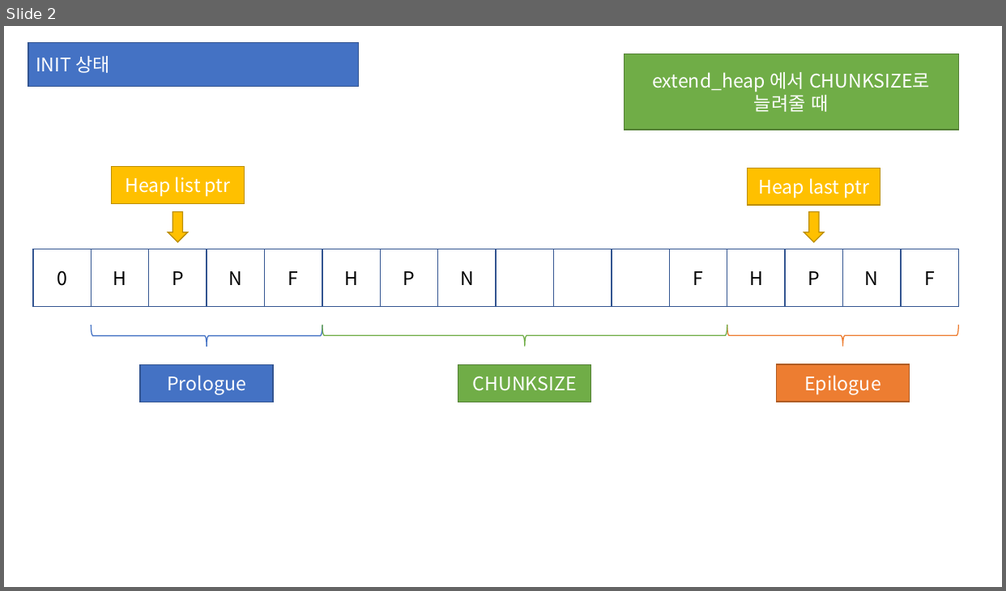
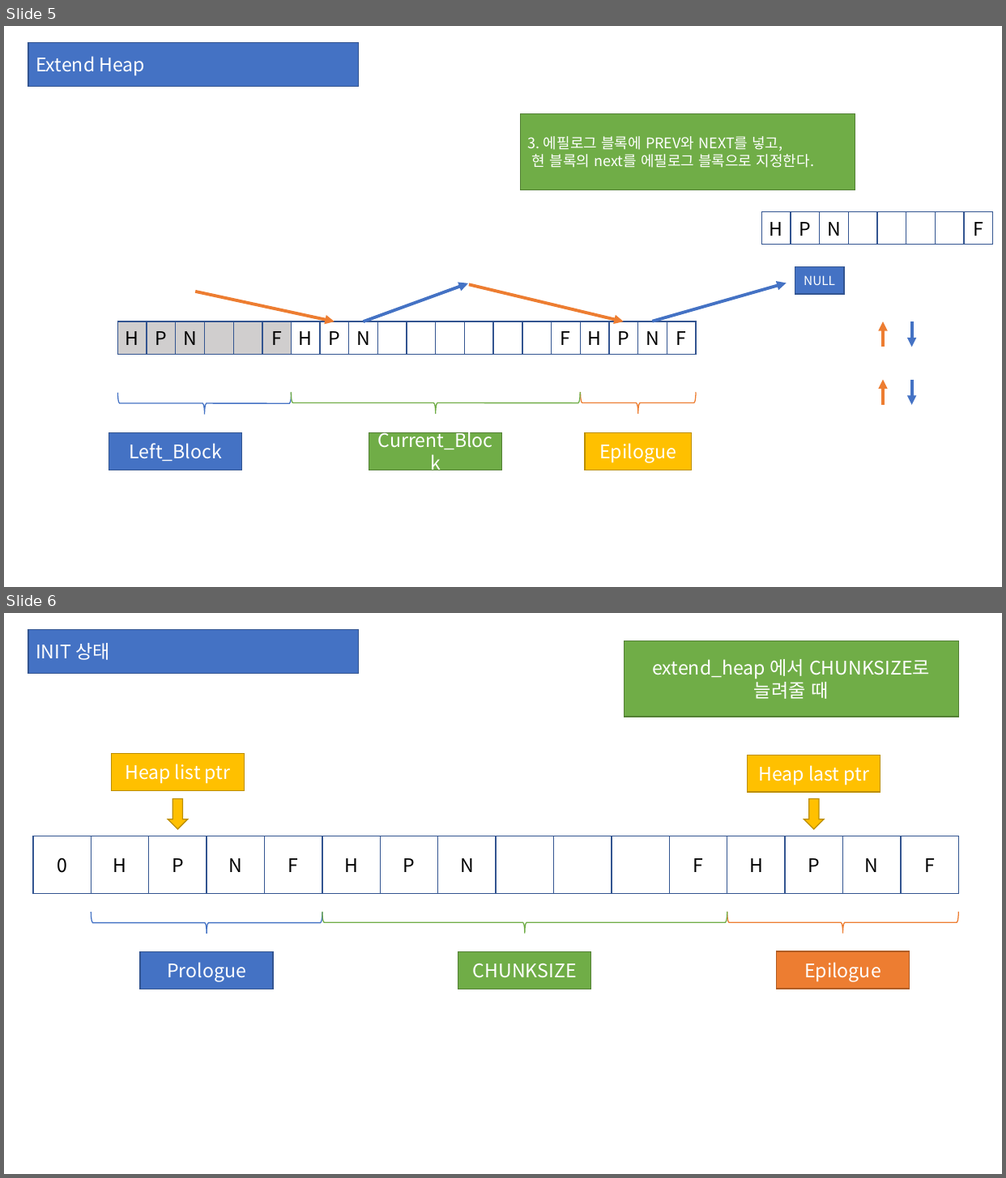
Before and after one commit to karockai/AllocatorPractice, a slide deck: Explicit_size_order.pptx. Shown one above the other, each under a label of ours: slide 2 before the commit, slides 5 and 6 after it. The pictures are 1006x591 and 1006x1178 pixels, drawn with LibreOffice and Linux fonts; fonts in the diff are those of the drawing. Boxes give left, top, right and bottom in pixels: in the first picture for what was removed or moved away, otherwise in the second. Text is boxed around its words. In the diff, an @@ line names an element or a change of style, - is before the commit and + after.

```diff
--- a/Explicit_size_order.pptx
+++ b/Explicit_size_order.pptx
@@ slide 5 added at [4,26,1002,587], background #FFFFFF @@
@@ rectangle added at [28,42,358,86], fill #4472C4, outline #325491 1 pt, 18 pt, text #FFFFFF @@
+Extend Heap
@@ rectangle added at [521,113,855,190], fill #70AD47, outline #538035 1 pt, 14 pt, text #FFFFFF @@
+3. 에필로그 블록에 PREV와 NEXT를 넣고,
+현 블록의 next를 에필로그 블록으로 지정한다.
@@ group added at [761,212,994,245]: 8 rectangles @@
+H
+P
+N
+F
@@ rectangle added at [795,267,845,294], fill #4472C4, outline #325491 1 pt, 12 pt, text #FFFFFF @@
+NULL
@@ arrow added from (196, 292) to (334, 322), #ED7D31 3 pt @@
@@ arrow added from (364, 322) to (468, 284), #4472C4 3 pt @@
@@ arrow added from (469, 285) to (624, 322), #ED7D31 3 pt @@
@@ arrow added from (652, 322) to (786, 284), #4472C4 3 pt @@
@@ group added at [117,322,292,354]: 6 rectangles @@
+H
+P
+N
+F
@@ group added at [291,322,581,354]: 10 rectangles @@
+H
+P
+N
+F
@@ group added at [581,322,697,354]: 4 rectangles @@
+H
+P
+N
+F
@@ arrow added from (883, 347) to (883, 322), #ED7D31 3 pt @@
@@ arrow added from (912, 322) to (912, 347), #4472C4 3 pt @@
@@ arrow added from (883, 405) to (883, 379), #ED7D31 3 pt @@
@@ arrow added from (912, 379) to (912, 405), #4472C4 3 pt @@
@@ right brace added at [117,393,291,415], outline #4472C4 1 pt @@
@@ right brace added at [291,392,580,414], outline #70AD47 1 pt @@
@@ right brace added at [581,392,696,414], outline #ED7D31 1 pt @@
@@ rectangle added at [108,433,242,471], fill #4472C4, outline #325491 1 pt, 18 pt, text #FFFFFF @@
+Left_Block
@@ rectangle added at [369,433,503,471], fill #70AD47, outline #538035 1 pt, 18 pt, text #FFFFFF @@
+Current_Block
@@ rectangle added at [585,433,691,471], fill #FFC000, outline #BD8E00 1 pt, 18 pt, text #FFFFFF @@
+Epilogue
@@ what was slide 2 is now slide 6 @@
```
Also in this commit, not shown: 1 slide changed, 9 other slides added, 2 other files.
